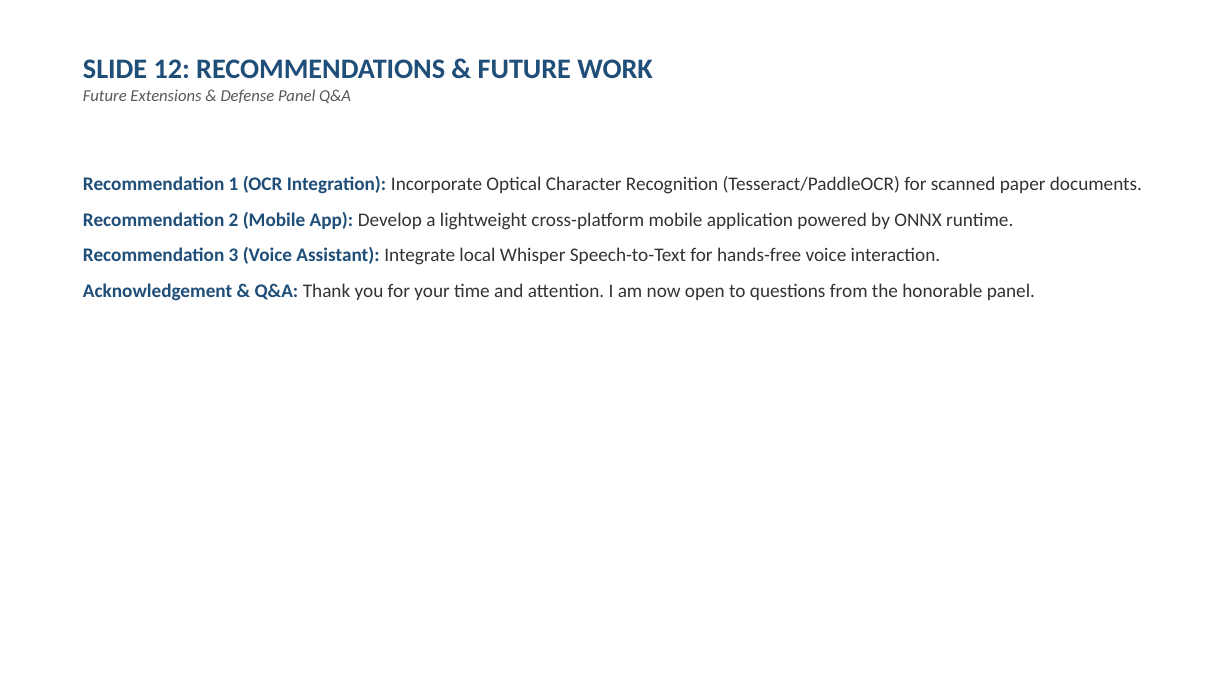
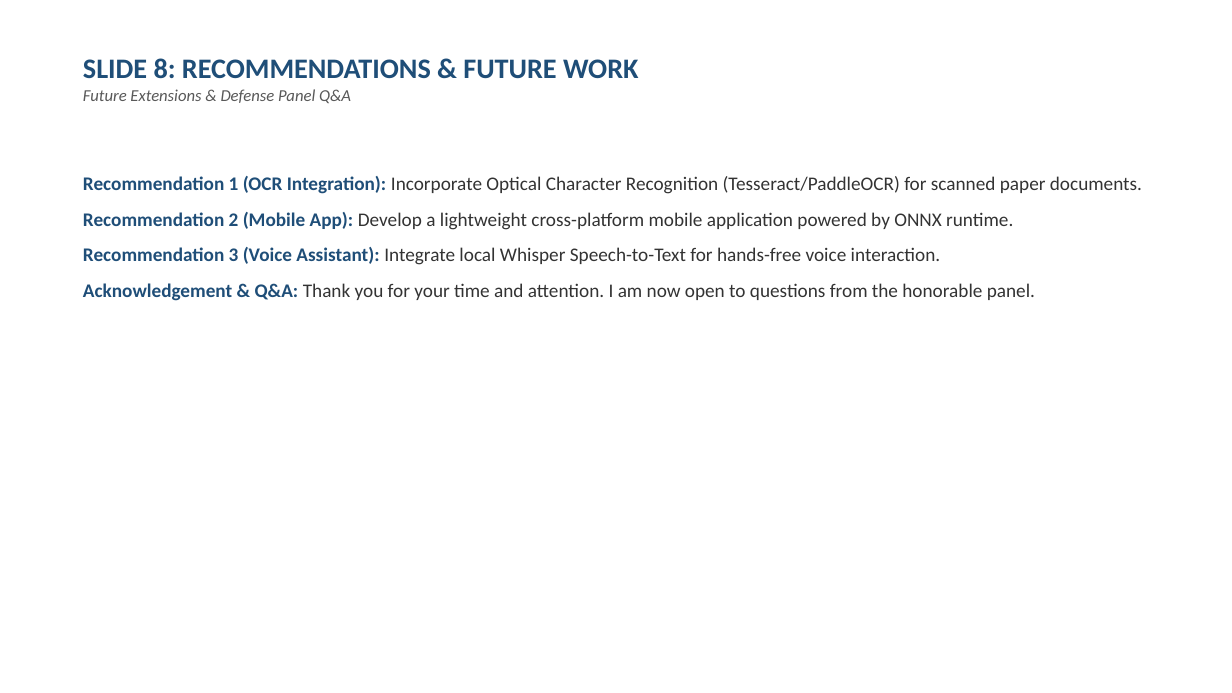
Before and after one commit to SageerAuwal/AuraQA, a slide deck: slide 8 of Professional_Project_Defense_Presentation_AuraQA.pptx (slide 12 before the commit). Drawn at 1232x693 pixels with LibreOffice and Linux fonts; fonts in the diff are those of the drawing. Boxes give left, top, right and bottom in pixels: in the first picture for what was removed or moved away, otherwise in the second. Text is boxed around its words. In the diff, an @@ line names an element or a change of style, - is before the commit and + after.

```diff
--- a/Professional_Project_Defense_Presentation_AuraQA.pptx
+++ b/Professional_Project_Defense_Presentation_AuraQA.pptx
@@ text at (x1=83, y1=58, x2=639, y2=79): text changed @@
-SLIDE 12: RECOMMENDATIONS & FUTURE WORK
+SLIDE 8: RECOMMENDATIONS & FUTURE WORK
```
Also in this commit, not shown: 6 other slides changed, 4 slides removed, 2 other files.
